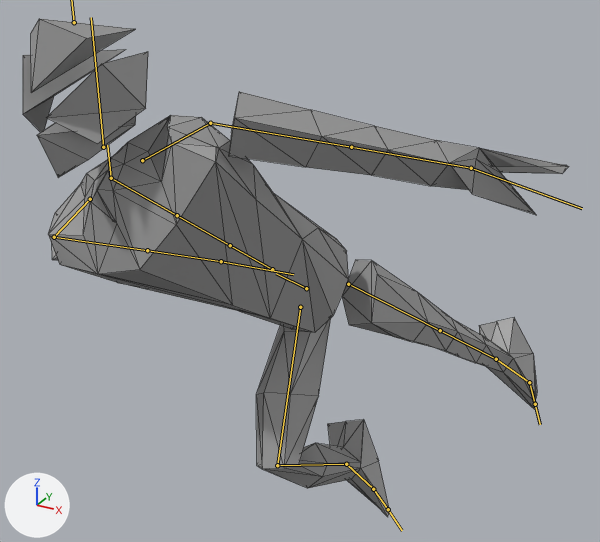
Two versions of the glTF model glb_imports/8164_meshes.glb, one commit apart.
Before and after are seen from a 50 mm lens placed at (10.3, -23.7, 23.1), pointed at (-2.0, -1.3, 11.9). Arrows for +X, +Y and +Z are at lower left; the lights stay in place. Both versions are drawn at frame 8 of the action 'DiagonalDashRight'; the numbers are the values there. The bones that bend it are drawn over the model as lines. Mesh edges are drawn as thin lines.

Names of what the first picture shows: 'Body.001'.
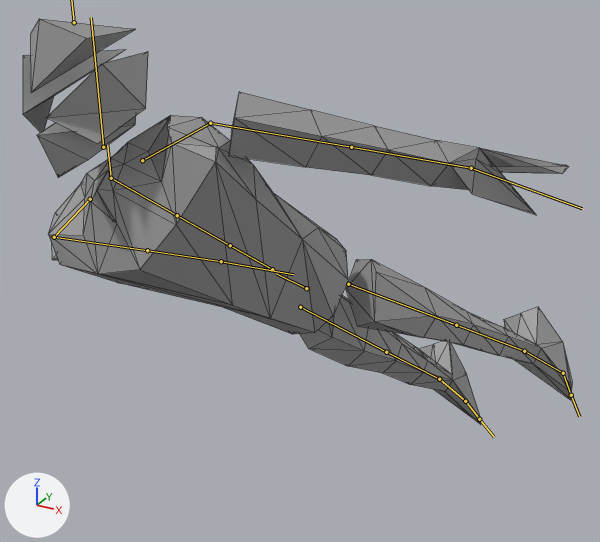
The edits, one by one:
Bone 'mixamorig:LeftUpLeg' (bone_mixamorig_leftupleg) turns from (-4, -4, -7) to (-3, -7, 1) degrees about its own x, y and z.
Bone 'mixamorig:LeftFoot' (bone_mixamorig_leftfoot) turns from (-53, 11, -14) to (-54, 8, -14) degrees about its own x, y and z.
Bone 'mixamorig:RightUpLeg' (bone_mixamorig_rightupleg) turns from (79, 18, -5) to (-4, 13, -1) degrees about its own x, y and z.
Bone 'mixamorig:RightLeg' (bone_mixamorig_rightleg) turns from (-93, 0, 0) to (2, 0, 0) degrees about its own x, y and z.
Bone 'mixamorig:RightFoot' (bone_mixamorig_rightfoot) turns from (-38, -15, 10) to (-54, -11, 13) degrees about its own x, y and z.

Where the change shows, as pixel boxes [x1, y1, x2, y2] in the pictures (600 x 542 px):
'Body.001', posed (18% shorter): before [23, 19, 569, 517]; after [23, 19, 572, 425]
bone 'mixamorig:LeftUpLeg', root to tip: before (348, 284) to (440, 330); after (348, 284) to (456, 325)
bone 'mixamorig:LeftFoot', root to tip: before (496, 359) to (529, 382); after (524, 351) to (563, 373)
bone 'mixamorig:RightUpLeg', root to tip: before (300, 307) to (277, 465); after (300, 307) to (386, 352)
bone 'mixamorig:RightLeg', root to tip: before (277, 465) to (346, 464); after (386, 352) to (439, 379)
bone 'mixamorig:RightFoot', root to tip: before (346, 464) to (373, 489); after (439, 379) to (465, 401)
